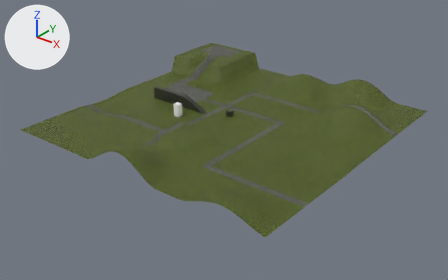
The Blender file Framework/Resource/Model/StageMap/StageMap.blend, before and after one commit.
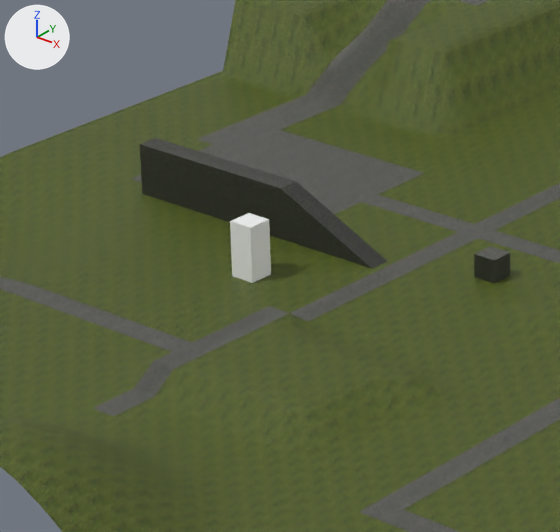
The first picture shows the older version from a 50 mm camera at (72.5, -92.8, 52.5) aimed at (0.4, -2.7, -3.4). The close-ups show both versions on the part from 28% to 55% of the width and 20% to 61% of the height of that picture. The lights are fixed; the arrows at upper left show +X, +Y and +Z.

Before the edit, the objects in view are built like this:
```python
me_obj1 = bpy.data.meshes.new('obj1')
me_obj1.from_pydata(...)  # 2601 vertices, 2500 faces; spans x -30.0..30.0, y -30.0..30.0, z -1.2..4.2
me_obj1.polygons.foreach_set('use_smooth', [True] * 2500)
# faces by material slot: [2236, 264]
me_obj1.materials.append(mat_mat1)
me_obj1.materials.append(mat_material)
me_obj1_002 = bpy.data.meshes.new('obj1.002')
me_obj1_002.from_pydata(...)  # 12 vertices, 10 faces; spans x -4.55..10.1, y -0.55..0.55, z -2.03..2.03
me_obj1_002.materials.append(mat_material)
me_立方体 = bpy.data.meshes.new('立方体')
me_立方体.from_pydata(...)  # a box spanning x -0.62..0.62, y -0.62..0.62, z -0.31..2.43
me_立方体.materials.append(mat_マテリアル)  # white #f3f3f3
ob_cube = bpy.data.objects.new('Cube', me_立方体)
ob_cube.location = (-10.14, -5.02, 0.26)
ob_stagemap = bpy.data.objects.new('StageMap', me_obj1)
ob_stagemap.location = (0.0, 0.0, 0.0)
ob_wall = bpy.data.objects.new('Wall', me_obj1_002)
ob_wall.location = (-16.41, -0.49, 0.53)
# also in view: 'Cube.001' at (-1.5, 1.7, 0.6)
```
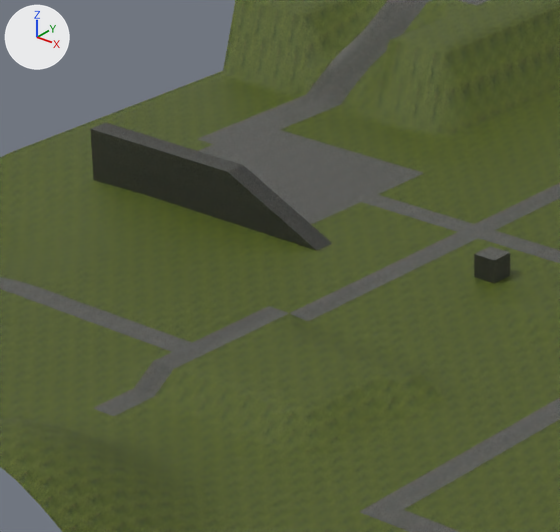
What changed in the scene script:
```text
Change ob_wall:
    ob_wall.location: (-16.41, -0.49, 0.53) -> (-19.75, -0.49, 0.53)
Remove ob_cube:
    ob_cube = bpy.data.objects.new('Cube', me_立方体)
    ob_cube.location = (-10.14, -5.02, 0.26)
```

What differs and where, as boxes (x1, y1, x2, y2) in the close-ups (560 x 532 px):
'Wall', moved
    before: (140, 138, 388, 269)
    after: (90, 123, 333, 251)
'Cube', deleted
    before: (230, 213, 271, 283)
